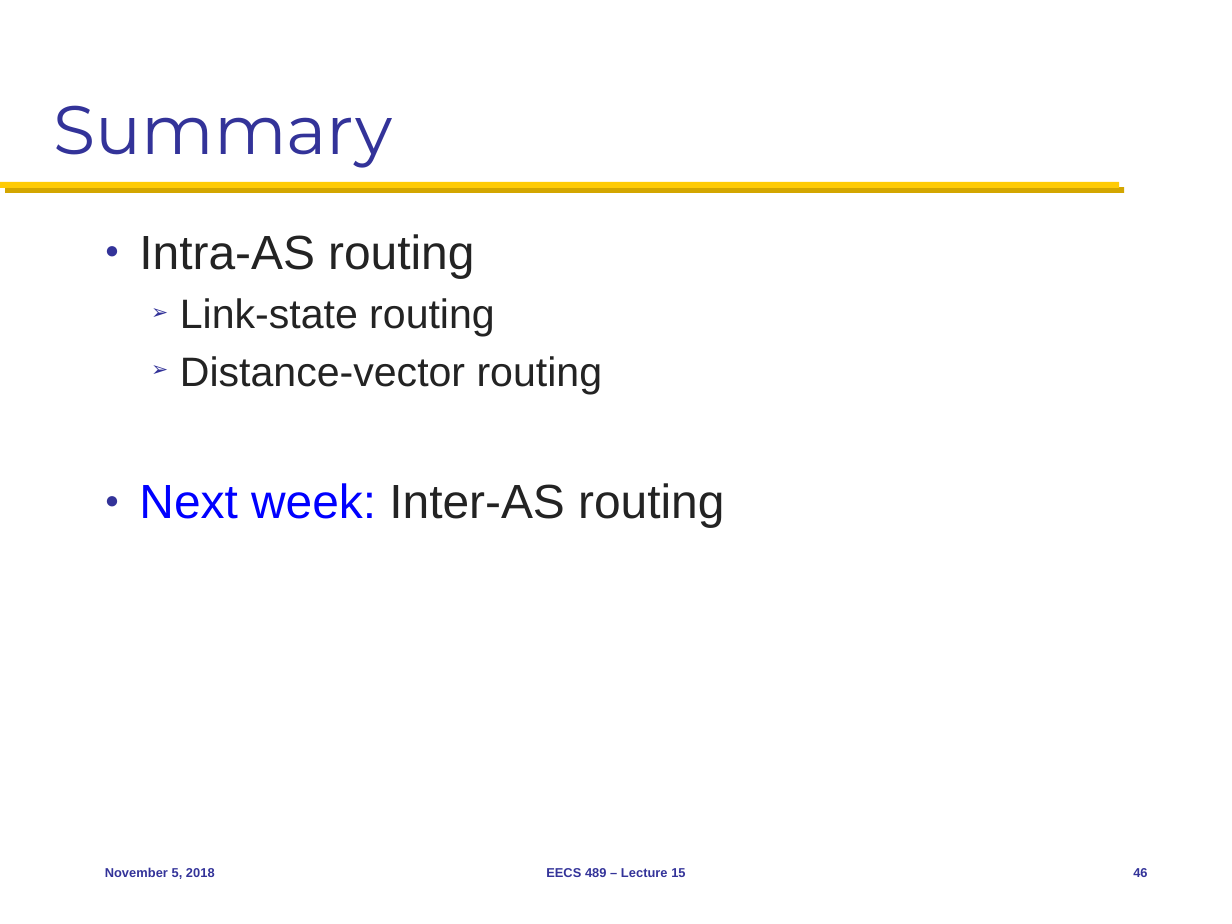
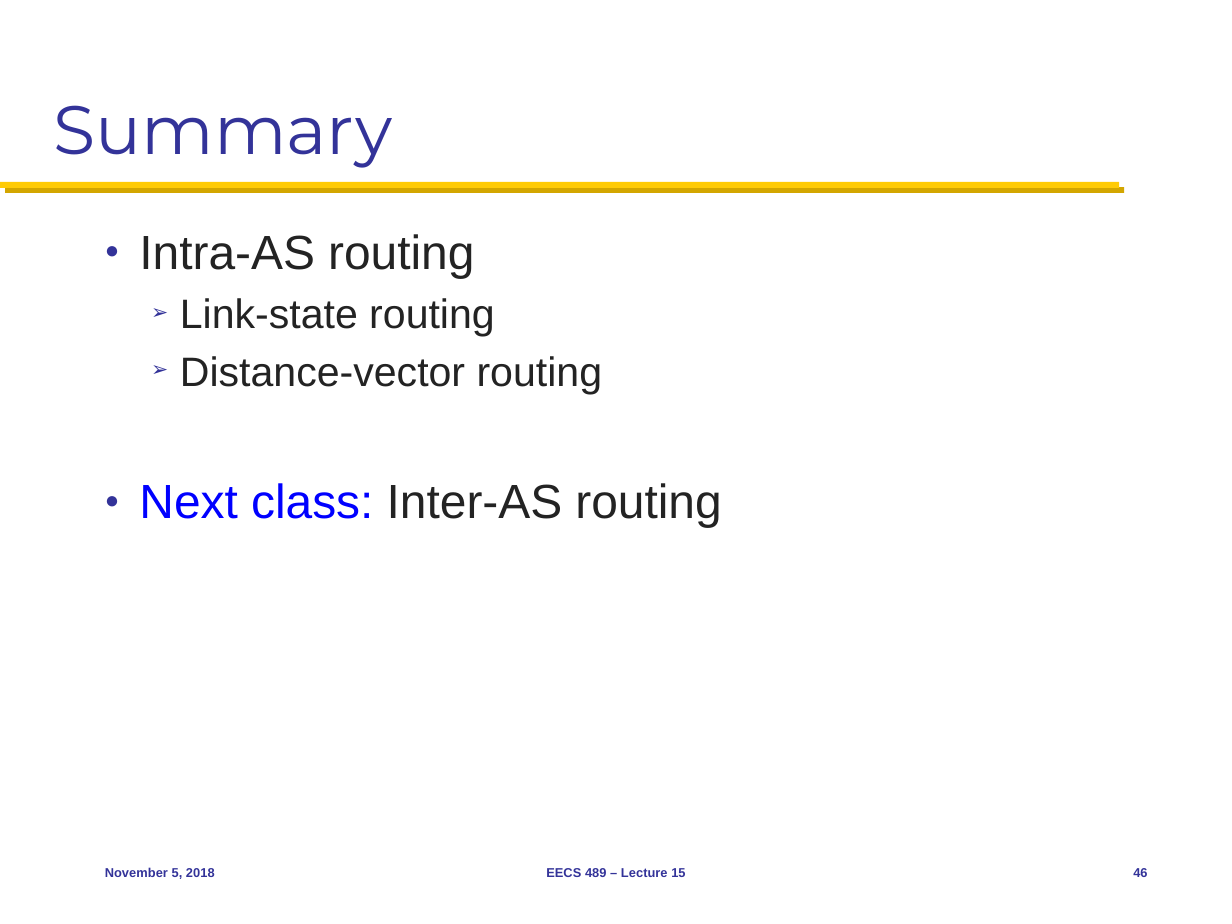
Before and after one commit to mosharaf/eecs489, a slide deck: slide 46 of Slides/110518.pptx. Drawn at 1232x924 pixels with LibreOffice and Linux fonts; fonts in the diff are those of the drawing. Boxes give left, top, right and bottom in pixels: in the first picture for what was removed or moved away, otherwise in the second. Text is boxed around its words. In the diff, an @@ line names an element or a change of style, - is before the commit and + after.

Commit message:
Updates to Nov 5 slides..

```diff
--- a/Slides/110518.pptx
+++ b/Slides/110518.pptx
@@ text at [139, 483, 721, 528]: text changed @@
-● Next week: Inter-AS routing
+● Next class: Inter-AS routing
```
Also in this commit, not shown: 2 other slides changed.
